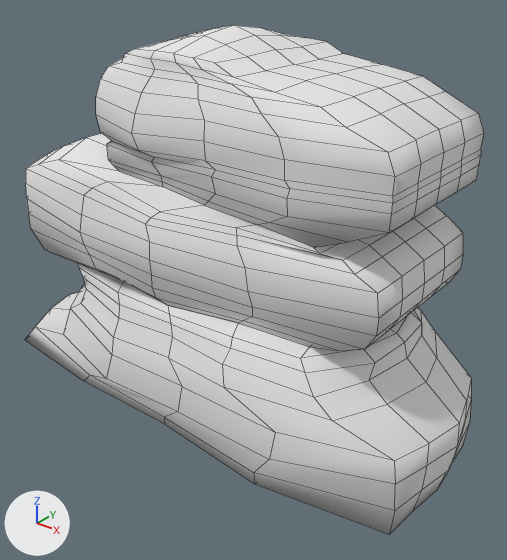
An edit to the OBJ model Assets/Models/Environment/Level2/StoneFormation/StoneFormation_large.obj, drawn before and after from the same camera.
Before and after are seen from a camera (50 mm lens) standing at (6.87, -7.65, 7.04) and looking at (0.67, 0.09, 2.24). The lights are fixed; the arrows at lower left show +X, +Y and +Z. Mesh edges are drawn as thin lines. Where no turn or scale is listed for an object, it has been applied to the vertices. Vertices at the same position are counted once.

Script lines for the objects in view, before the commit:
```python
mat_unwrapchekcershadersg = principled_material('unwrapChekcerShaderSG')
mat_unwrapchekcershadersg.base_color = (0.8, 0.8, 0.8)  # white #e7e7e7
mat_unwrapchekcershadersg.roughness = 1.0
me_stoneformation_large = bpy.data.meshes.new('StoneFormation_large')
me_stoneformation_large.from_pydata(...)  # 503 vertices, 496 faces; spans x -4.35..4.28, y -1.84..1.84, z 0.0..6.0
# faces by material slot: [288, 208]
me_stoneformation_large.materials.append(mat_unwrapchekcershadersg)  # white #e7e7e7
me_stoneformation_large.materials.append(mat_initialshadinggroup)  # white #e7e7e7
# before: 161 (-0.26, -1.17, 5.77) at pixel (135, 48), 162 (1.12, -1.21, 5.73) at pixel (214, 62), 175 (1.42, -1.21, 5.59) at pixel (233, 77), 179 (0.42, -1.18, 5.77) at pixel (173, 53), 192 (0.08, -1.17, 5.77) at pixel (154, 50)
# before: 205 (0.77, -1.21, 5.75) at pixel (192, 57)
# before: 224 (3.59, 0.0, 4.81) at pixel (444, 152), 225 (3.49, 0.0, 5.07) at pixel (439, 129), 226 (3.02, 0.0, 5.29) at pixel (403, 103), 341 (3.49, 0.0, 5.07) at pixel (439, 129), 348 (3.59, 0.59, 4.81) at pixel (465, 142)
# before: 349 (3.51, 0.59, 5.06) at pixel (461, 120), 350 (3.05, 0.6, 5.29) at pixel (429, 96)
# before: 284 (-0.26, 1.17, 5.77), 285 (1.12, 1.21, 5.73) at pixel (327, 41), 298 (1.42, 1.21, 5.59) at pixel (344, 53), 302 (0.42, 1.18, 5.77) at pixel (286, 34), 315 (0.08, 1.17, 5.77)
# before: 328 (0.77, 1.21, 5.75) at pixel (306, 37)
ob_stoneformation_large = bpy.data.objects.new('StoneFormation_large', me_stoneformation_large)
ob_stoneformation_large.location = (0.0, 0.0, 0.0)
```
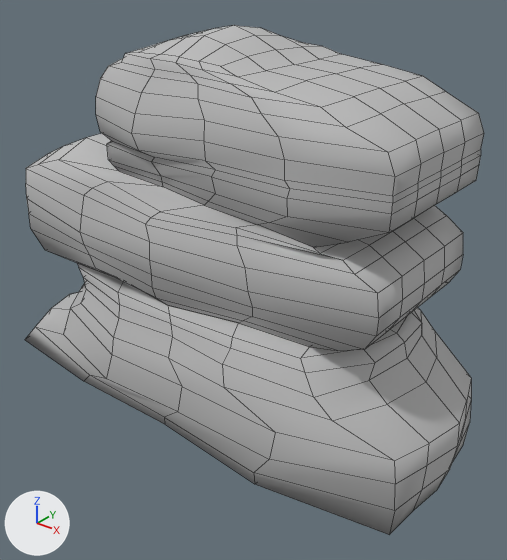
Where the change shows, as pixel boxes (x1, y1, x2, y2) in the pictures (507 x 560 px; the box of a moved part takes in the faces that stretch with it):
'StoneFormation_large', recoloured, reshaped (white to grey)
    both: (25, 25, 484, 535)
part 1 of me_stoneformation_large, moved or reshaped
    both: (126, 36, 304, 92)
part 2 of me_stoneformation_large, moved or reshaped
    both: (405, 97, 465, 152)
part 3 of me_stoneformation_large, moved or reshaped
    before: (262, 28, 383, 68)
    after: (282, 36, 383, 68)
part 4 of me_stoneformation_large, recoloured (white to grey)
    both: (96, 25, 484, 247)

The change in detail:
Material 'unwrapChekcerShaderSG' (mat_unwrapchekcershadersg) changes colour from white #e7e7e7 to grey #bcbcbc; in linear values from (0.8, 0.8, 0.8) to (0.5, 0.5, 0.5).
me_stoneformation_large is used by ob_stoneformation_large; location (0.0, 0.0, 0.0).
Verts and faces of me_stoneformation_large; kept vertices keep their numbers, new ones are numbered from 503.
me_stoneformation_large had 503 vertices, 496 faces and spanned x -4.35..4.28, y -1.84..1.84, z 0.0..6.0.
me_stoneformation_large now has 502 vertices, 496 faces and spans x -4.35..4.28, y -1.84..1.84, z 0.0..6.0.
Part 1, on me_stoneformation_large:
Vertex 161 moves to (-0.27, -1.12, 5.72), pixel (138, 52).
Vertex 162 moves to (1.12, -1.11, 5.67), pixel (220, 66).
Vertex 175 moves to (1.42, -1.14, 5.59), pixel (237, 76).
Vertex 179 moves to (0.42, -1.08, 5.72), pixel (179, 56).
Vertex 192 moves to (0.08, -1.07, 5.72), pixel (160, 54).
Vertex 205 moves to (0.77, -1.1, 5.7), pixel (198, 61).
Part 2, on me_stoneformation_large:
Vertices deleted: 341 (with the faces that use them).
New faces: (224, 348, 349, 225), (225, 349, 350, 226).
Part 3, on me_stoneformation_large:
Vertex 284 moves to (-0.27, 1.12, 5.72).
Vertex 285 moves to (1.12, 1.11, 5.67), pixel (322, 46).
Vertex 298 moves to (1.42, 1.14, 5.59), pixel (341, 54).
Vertex 302 moves to (0.42, 1.08, 5.72).
Vertex 315 moves to (0.08, 1.07, 5.72).
Vertex 328 moves to (0.77, 1.1, 5.7), pixel (302, 42).
me_stoneformation_large part 4: 206 faces spanning x -1.54..3.59, y -1.55..1.55, z 3.81..6.0 switch from mat_initialshadinggroup (white #e7e7e7) to mat_unwrapchekcershadersg (grey #bcbcbc).
